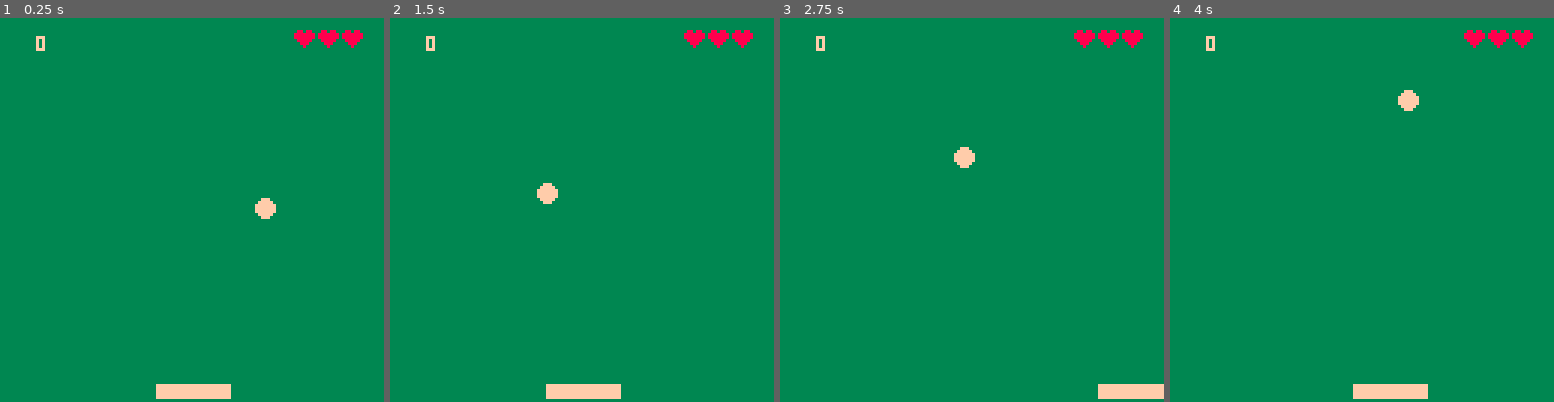
Above: before the commit, frames 1-4 (left to right).
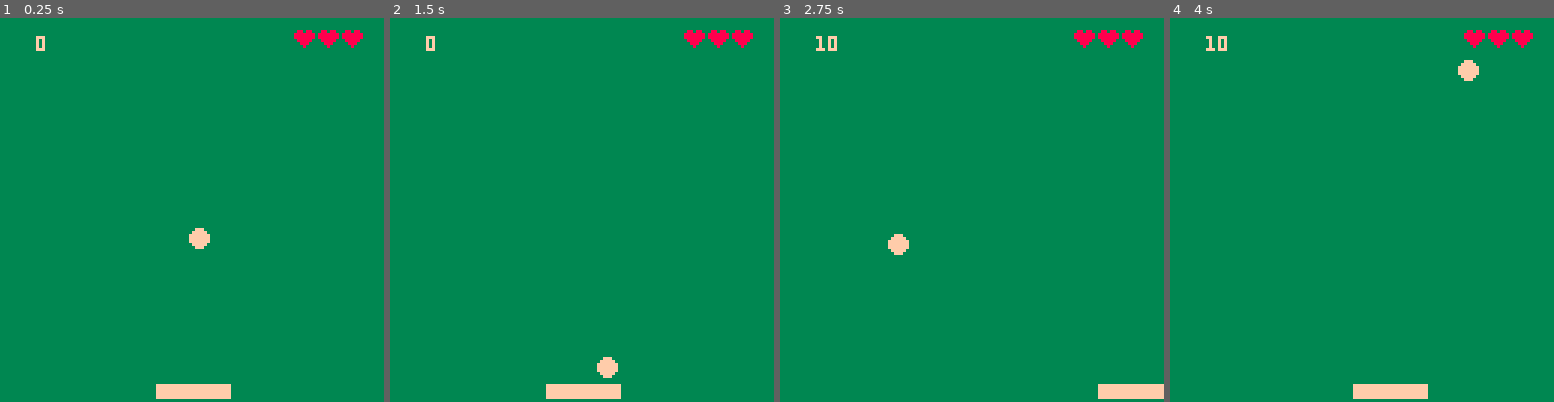
Above: after the commit, the same moments.

Repository: iain8/pico-8-games
Game: PICO-8 cartridge pongy.p8
Two runs of this game, one before a commit and one after it. Both use one fixed random seed, a clock stepped at 60 frames per second and the inputs below.
Inputs:
- Up to frame 1 (0.25 s): no input
- Up to frame 2 (1.5 s): no input
- Up to frame 3 (2.75 s): hold Right 1.6-2.1 s; hold Right from 2.47 s (still down)
- Up to frame 4 (4 s): release Right at 3.03 s; hold Left 3.08-3.58 s

The runs differ from the first frame. In frame 1, 0.5% of the frame differs, in the area x 49-72%, y 46-61%; in frame 2, 0.5%; in frame 3, 0.6%, in the area x 9-51%, y 4-62%; in frame 4, 0.6%.

Commit message:
randomise start params

Diff:
--- a/pongy.p8
+++ b/pongy.p8
@@ -12,11 +12,19 @@
 
 ballx=64
 bally=64
-balldy=0
+balldy=1
 ballsize=3
 ballxdir=3
 ballydir=-1 -- -1 = down, +1 = up
 ballacc=0.005
+
+function _init()
+  ballx=rnd(64) + ballsize
+  bally=rnd(64) + ballsize
+
+  if rnd(1)>=0.5 then ballxdir=-ballxdir end
+  if rnd(1)>=0.5 then ballydir=-ballydir end
+end
 
 function movepaddle()
   if btn(0) and padx>=0 then
